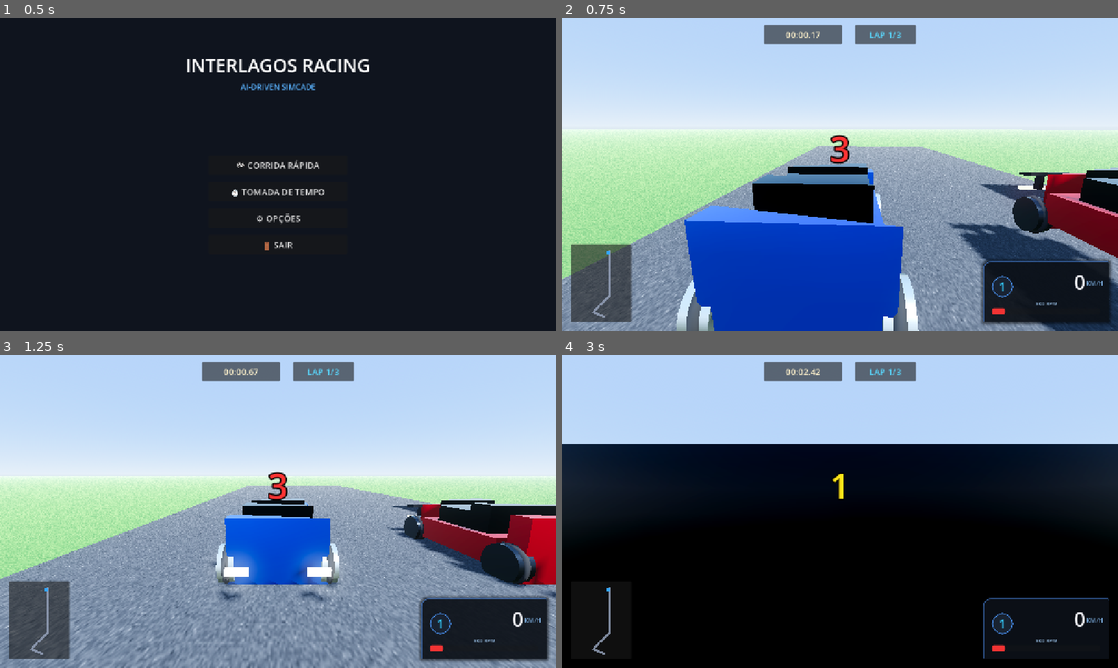
Above: before the commit, frames 1-4 (two rows, left to right).
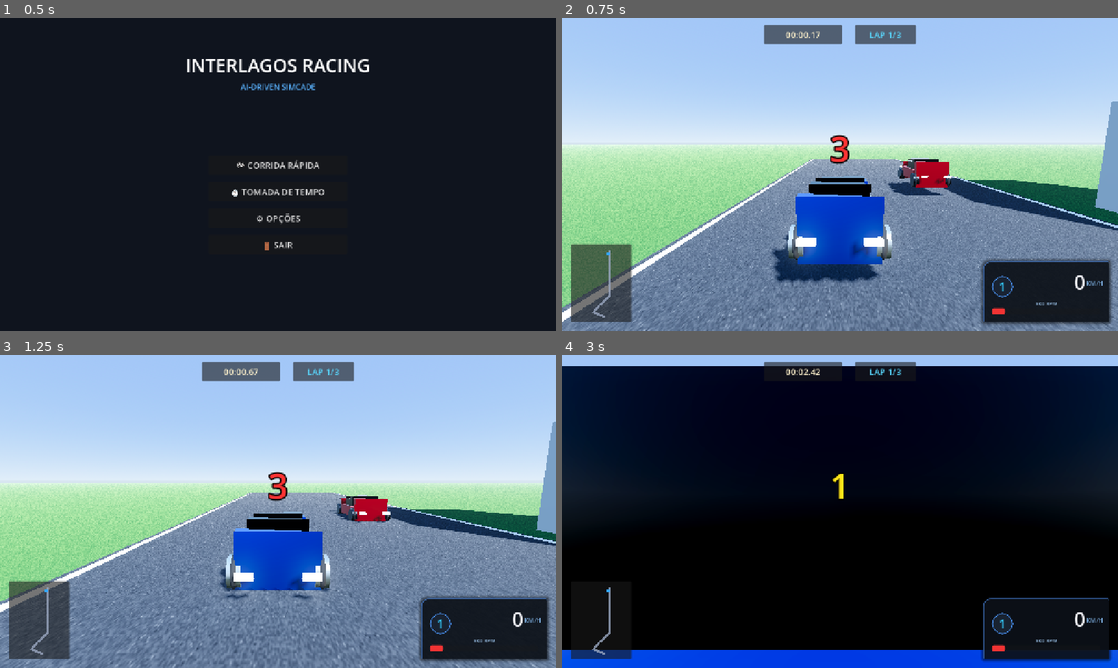
Above: after the commit, the same moments.

Repository: Renatoandrade00/Interlagos_racing
Game: Godot game, scene res://UI/MainMenu.tscn
The game is run twice, just before and just after one commit, with the same random seed, the same clock (stepped at 60 frames per second) and the same inputs.
Inputs:
- Up to frame 1 (0.5 s): no input
- Up to frame 2 (0.75 s): click "⏱️ TOMADA DE TEMPO" at 0.5 s
- Up to frame 3 (1.25 s): no input
- Up to frame 4 (3 s): tap Enter at 1.25 s; hold D (steer_right) 1.28-2.03 s; hold W (throttle) 1.28-2.03 s; hold S (brake) 2.03-2.78 s; tap W (throttle) at 2.1 s; hold D (steer_right) from 2.78 s (still down); hold C (toggle_camera) from 2.78 s (still down)

Frame 1 is identical in both runs. In frame 2, 42% of the frame differs, in the area x 0-100%, y 26-100%; in frame 3, 29%; in frame 4, 30%.

Commit message:
fix(camera+physics): fix chase camera to follow BEHIND car, add quadratic throttle/brake curves, smooth RPM interpolation, track lines, scenery trees, and improved GT4-style handling

Diff:
--- a/Core/CameraManager.gd
+++ b/Core/CameraManager.gd
@@ -11,11 +11,14 @@
 @export var chase_camera: ChaseCamera
 @export var target_vehicle: VehicleBase
 
-# Configurações de offset para cada visão
+# Configurações para cada ponto de vista
+#   CHASE:  câmera de perseguição clássica atrás e acima do carro (estilo GT4)
+#   HOOD:   câmera rente ao capô, dentro do carro
+#   BUMPER: câmera no nível do asfalto, parachoque dianteiro
 const OFFSETS = {
-	CameraView.CHASE: { "distance": 5.2, "height": 1.9, "look_ahead": 4.0, "fov_base": 70.0 },
-	CameraView.HOOD: { "distance": -0.4, "height": 0.95, "look_ahead": 12.0, "fov_base": 78.0 },
-	CameraView.BUMPER: { "distance": -1.8, "height": 0.45, "look_ahead": 15.0, "fov_base": 85.0 }
+	CameraView.CHASE:  { "distance": 6.0,  "height": 2.2,  "look_ahead": 6.0,  "fov_base": 68.0 },
+	CameraView.HOOD:   { "distance": -0.3, "height": 1.0,  "look_ahead": 14.0, "fov_base": 78.0 },
+	CameraView.BUMPER: { "distance": -1.6, "height": 0.5,  "look_ahead": 18.0, "fov_base": 84.0 }
 }
 
 func _unhandled_input(event: InputEvent) -> void:
@@ -35,11 +38,5 @@
 	chase_camera.height = cfg["height"]
 	chase_camera.look_ahead_dist = cfg["look_ahead"]
 	chase_camera.fov_base = cfg["fov_base"]
-
-	match current_view:
-		CameraView.CHASE:
-			print("[CAMERA] Visão: Perseguição (Chase)")
-		CameraView.HOOD:
-			print("[CAMERA] Visão: Capô (Hood)")
-		CameraView.BUMPER:
-			print("[CAMERA] Visão: Parachoque / Asfalto (Bumper)")
+	# Resetar interpolação para evitar salto ao trocar de câmera
+	chase_camera._initialized = false
--- a/Core/ChaseCamera.gd
+++ b/Core/ChaseCamera.gd
@@ -1,31 +1,62 @@
 extends Camera3D
 class_name ChaseCamera
 
+## Nó-alvo que a câmera deve seguir (o carro do jogador)
 @export var target_node: Node3D
-@export var distance: float = 5.2
-@export var height: float = 1.9
-@export var smooth_speed: float = 9.0
-@export var look_ahead_dist: float = 4.0
-@export var fov_base: float = 70.0
-@export var fov_max: float = 85.0
+
+## Distância horizontal para trás do carro (em metros)
+@export var distance: float = 6.0
+## Altura acima do carro (em metros)
+@export var height: float = 2.2
+## Velocidade de suavização da posição (quanto maior, mais responsiva)
+@export var smooth_speed: float = 8.0
+## Distância do ponto de mira à frente do carro
+@export var look_ahead_dist: float = 6.0
+## FOV base (parado)
+@export var fov_base: float = 68.0
+## FOV máximo (velocidade máxima)
+@export var fov_max: float = 82.0
+
+## Velocidade de suavização da rotação
+@export var rotation_smooth: float = 6.0
+
+# Variáveis internas de interpolação
+var _smooth_position: Vector3
+var _initialized: bool = false
+
+func _ready() -> void:
+	# Garantir que a câmera processa em _physics_process
+	set_physics_process(true)
 
 func _physics_process(delta: float) -> void:
-	if not target_node:
+	if not target_node or not is_instance_valid(target_node):
 		return
 
-	# Posição alvo atrás do veículo considerando a rotação Y do carro
 	var target_transform = target_node.global_transform
+	var car_pos = target_transform.origin
+
+	# Direção "para frente" do carro no plano XZ (basis.z negativo = frente no Godot)
 	var forward_vec = -target_transform.basis.z.normalized()
 
-	var desired_pos = target_transform.origin - (forward_vec * distance) + Vector3(0, height, 0)
-	global_transform.origin = global_transform.origin.lerp(desired_pos, smooth_speed * delta)
+	# A câmera fica ATRÁS do carro: posição do carro MENOS forward * distância
+	var desired_pos = car_pos - (forward_vec * distance) + Vector3(0, height, 0)
 
-	# Ponto de mira à frente do veículo
-	var look_target = target_transform.origin + (forward_vec * look_ahead_dist) + Vector3(0, 0.4, 0)
+	# Inicializar posição suave na primeira frame para evitar salto
+	if not _initialized:
+		_smooth_position = desired_pos
+		global_transform.origin = desired_pos
+		_initialized = true
+
+	# Interpolação suave da posição (lerp com delta)
+	_smooth_position = _smooth_position.lerp(desired_pos, smooth_speed * delta)
+	global_transform.origin = _smooth_position
+
+	# Ponto de mira à frente do carro (ligeiramente acima do centro de massa)
+	var look_target = car_pos + (forward_vec * look_ahead_dist) + Vector3(0, 0.6, 0)
 	look_at(look_target, Vector3.UP)
 
-	# FOV dinâmico conforme velocidade
+	# FOV dinâmico proporcional à velocidade — dá sensação de velocidade como GT4
 	if target_node is VehicleBody3D:
 		var speed_kmh = target_node.linear_velocity.length() * 3.6
-		var fov_factor = clamp(speed_kmh / 240.0, 0.0, 1.0)
+		var fov_factor = clamp(speed_kmh / 250.0, 0.0, 1.0)
 		fov = lerp(fov_base, fov_max, fov_factor)
--- a/Tracks/Interlagos/InterlagosVerticalSlice.gd
+++ b/Tracks/Interlagos/InterlagosVerticalSlice.gd
@@ -17,6 +17,7 @@
 var race_started: bool = false
 
 func _ready() -> void:
+	# Carregar dados do carro escolhido pelo jogador
 	if player_car:
 		player_car.data = GameManager.get_selected_vehicle()
 		player_car.apply_vehicle_data()
@@ -25,11 +26,19 @@
 	if rival_car:
 		rival_car.set_physics_process(false)
 
+	# --- CÂMERA: conectar ao carro do jogador ---
 	if chase_camera and player_car:
 		chase_camera.target_node = player_car
+		# Posicionar câmera imediatamente ATRÁS do carro
+		var car_pos = player_car.global_transform.origin
+		var forward = -player_car.global_transform.basis.z.normalized()
+		chase_camera.global_transform.origin = car_pos - (forward * 6.0) + Vector3(0, 2.2, 0)
+		chase_camera.look_at(car_pos + Vector3(0, 0.6, 0), Vector3.UP)
+
 	if camera_manager and chase_camera and player_car:
 		camera_manager.chase_camera = chase_camera
 		camera_manager.target_vehicle = player_car
+
 	if hud and player_car:
 		hud.vehicle = player_car
 	if telemetry_overlay and player_car:
@@ -60,17 +69,18 @@
 	print("[RACE] Corrida iniciada!")
 
 func _on_lap_completed(car: Node, lap_num: int, lap_time: float) -> void:
-	if car == player_car and hud:
+	if car == player_car:
 		var minutes = int(lap_time / 60.0)
 		var seconds = fmod(lap_time, 60.0)
 		print("[RACE] Player completed Lap %d - Time: %02d:%05.2f" % [lap_num, minutes, seconds])
 
-		# Atualizar label do HUD
-		var top_lap_lbl = hud.get_node_or_null("TopPanel/LapLabel") as Label
-		if top_lap_lbl:
-			top_lap_lbl.text = "LAP: %d/%d" % [min(lap_num + 1, total_race_laps), total_race_laps]
+		# Atualizar label de volta no HUD
+		if hud:
+			var lap_lbl = hud.get_node_or_null("TopHeader/LapContainer/LapValue") as Label
+			if lap_lbl:
+				lap_lbl.text = "LAP %d/%d" % [min(lap_num + 1, total_race_laps), total_race_laps]
 
-		# Se completou o total de voltas da corrida
+		# Fim de corrida
 		if lap_num >= total_race_laps and results_screen:
 			var now = Time.get_ticks_msec() / 1000.0
 			var total_time = now - race_start_timestamp
--- a/Tracks/Interlagos/InterlagosVerticalSlice.tscn
+++ b/Tracks/Interlagos/InterlagosVerticalSlice.tscn
@@ -20,14 +20,15 @@
 [ext_resource type="Texture2D" path="res://Graphics/asphalt_texture.png" id="16_asphalt_tex"]
 [ext_resource type="Texture2D" path="res://Graphics/grass_texture.png" id="17_grass_tex"]
 
+; ===== SKY & ENVIRONMENT =====
 [sub_resource type="ProceduralSkyMaterial" id="ProceduralSkyMaterial_gt"]
-sky_top_color = Color(0.25, 0.52, 0.95, 1)
-sky_horizon_color = Color(0.72, 0.82, 0.94, 1)
-sky_curve = 0.08
-ground_bottom_color = Color(0.18, 0.22, 0.16, 1)
-ground_horizon_color = Color(0.68, 0.78, 0.88, 1)
-ground_curve = 0.06
-sun_angle_max = 35.0
+sky_top_color = Color(0.22, 0.48, 0.92, 1)
+sky_horizon_color = Color(0.7, 0.82, 0.95, 1)
+sky_curve = 0.09
+ground_bottom_color = Color(0.15, 0.18, 0.12, 1)
+ground_horizon_color = Color(0.65, 0.75, 0.85, 1)
+ground_curve = 0.05
+sun_angle_max = 32.0
 
 [sub_resource type="Sky" id="Sky_env"]
 sky_material = SubResource("ProceduralSkyMaterial_gt")
@@ -36,25 +37,25 @@
 background_mode = 2
 sky = SubResource("Sky_env")
 ambient_light_source = 3
-ambient_light_color = Color(0.9, 0.92, 0.96, 1)
-ambient_light_sky_contribution = 0.75
+ambient_light_color = Color(0.88, 0.91, 0.96, 1)
+ambient_light_sky_contribution = 0.8
+ambient_light_energy = 0.6
 tonemap_mode = 3
-tonemap_exposure = 1.15
-tonemap_white = 1.2
-ssr_enabled = false
-ssao_enabled = false
+tonemap_exposure = 1.1
+tonemap_white = 1.15
 glow_enabled = true
-glow_intensity = 0.4
-glow_bloom = 0.15
+glow_intensity = 0.35
+glow_bloom = 0.1
 fog_enabled = true
-fog_light_color = Color(0.75, 0.84, 0.92, 1)
-fog_density = 0.0015
-fog_sky_affect = 0.3
-
+fog_light_color = Color(0.72, 0.82, 0.92, 1)
+fog_density = 0.001
+fog_sky_affect = 0.25
+
+; ===== TERRAIN MATERIALS =====
 [sub_resource type="StandardMaterial3D" id="StandardMaterial3D_grass_pbr"]
 albedo_texture = ExtResource("17_grass_tex")
-roughness = 0.95
-uv1_scale = Vector3(60, 60, 1)
+roughness = 0.92
+uv1_scale = Vector3(80, 80, 1)
 
 [sub_resource type="PlaneMesh" id="PlaneMesh_terrain"]
 material = SubResource("StandardMaterial3D_grass_pbr")
@@ -63,9 +64,10 @@
 [sub_resource type="BoxShape3D" id="BoxShape3D_ground"]
 size = Vector3(800, 1, 800)
 
+; ===== TRACK SURFACE MATERIALS =====
 [sub_resource type="StandardMaterial3D" id="StandardMaterial3D_asphalt_pbr"]
 albedo_texture = ExtResource("16_asphalt_tex")
-roughness = 0.82
+roughness = 0.8
 uv1_scale = Vector3(4, 30, 1)
 
 [sub_resource type="BoxMesh" id="BoxMesh_straight"]
@@ -82,25 +84,66 @@
 [sub_resource type="BoxShape3D" id="BoxShape3D_senna_s"]
 size = Vector3(16, 0.2, 140)
 
+; ===== START/FINISH LINE =====
+[sub_resource type="StandardMaterial3D" id="StandardMaterial3D_startline"]
+albedo_color = Color(0.95, 0.95, 0.98, 1)
+roughness = 0.6
+
+[sub_resource type="BoxMesh" id="BoxMesh_startline"]
+material = SubResource("StandardMaterial3D_startline")
+size = Vector3(15, 0.22, 0.6)
+
+; ===== WHITE TRACK LINES =====
+[sub_resource type="StandardMaterial3D" id="StandardMaterial3D_white_line"]
+albedo_color = Color(0.92, 0.92, 0.95, 1)
+roughness = 0.5
+
+[sub_resource type="BoxMesh" id="BoxMesh_line_long"]
+material = SubResource("StandardMaterial3D_white_line")
+size = Vector3(0.2, 0.22, 350)
+
+; ===== TREE MATERIALS =====
+[sub_resource type="StandardMaterial3D" id="StandardMaterial3D_bark"]
+albedo_color = Color(0.32, 0.22, 0.12, 1)
+roughness = 0.95
+
+[sub_resource type="CylinderMesh" id="CylinderMesh_trunk"]
+material = SubResource("StandardMaterial3D_bark")
+top_radius = 0.3
+bottom_radius = 0.45
+height = 4.0
+
+[sub_resource type="StandardMaterial3D" id="StandardMaterial3D_leaves"]
+albedo_color = Color(0.18, 0.42, 0.15, 1)
+roughness = 0.9
+
+[sub_resource type="SphereMesh" id="SphereMesh_canopy"]
+material = SubResource("StandardMaterial3D_leaves")
+radius = 2.5
+height = 3.5
+
+; ===== CHECKPOINT SHAPE =====
 [sub_resource type="BoxShape3D" id="BoxShape3D_cp"]
 size = Vector3(20, 5, 2)
 
+; ===== SCENE TREE =====
+
 [node name="InterlagosVerticalSlice" type="Node3D"]
 script = ExtResource("1_track")
 
 [node name="WorldEnvironment" type="WorldEnvironment" parent="."]
 environment = SubResource("Environment_gt")
 
+; --- Sol com sombras direcionais ---
 [node name="DirectionalLight3D" type="DirectionalLight3D" parent="."]
 transform = Transform3D(0.819152, -0.40558, 0.40558, 0, 0.707107, 0.707107, -0.573576, -0.579228, 0.579228, 0, 90, 0)
-light_color = Color(1.0, 0.98, 0.92, 1)
-light_energy = 1.3
+light_color = Color(1.0, 0.97, 0.9, 1)
+light_energy = 1.25
 shadow_enabled = true
 shadow_bias = 0.03
-directional_shadow_max_distance = 160.0
-directional_shadow_split_1 = 0.15
-directional_shadow_split_2 = 0.35
-
+directional_shadow_max_distance = 180.0
+
+; --- Terreno com grama ---
 [node name="Terrain" type="StaticBody3D" parent="."]
 
 [node name="MeshInstance3D" type="MeshInstance3D" parent="Terrain"]
@@ -110,6 +153,7 @@
 transform = Transform3D(1, 0, 0, 0, 1, 0, 0, 0, 1, 0, -0.5, 0)
 shape = SubResource("BoxShape3D_ground")
 
+; --- Reta Principal ---
 [node name="TrackStraight" type="StaticBody3D" parent="."]
 transform = Transform3D(1, 0, 0, 0, 1, 0, 0, 0, 1, 0, 0.1, 0)
 
@@ -119,6 +163,21 @@
 [node name="CollisionShape3D" type="CollisionShape3D" parent="TrackStraight"]
 shape = SubResource("BoxShape3D_straight")
 
+; --- Linhas brancas laterais da pista ---
+[node name="LineLeft" type="MeshInstance3D" parent="TrackStraight"]
+transform = Transform3D(1, 0, 0, 0, 1, 0, 0, 0, 1, -7.2, 0.02, 0)
+mesh = SubResource("BoxMesh_line_long")
+
+[node name="LineRight" type="MeshInstance3D" parent="TrackStraight"]
+transform = Transform3D(1, 0, 0, 0, 1, 0, 0, 0, 1, 7.2, 0.02, 0)
+mesh = SubResource("BoxMesh_line_long")
+
+; --- Linha de largada/chegada ---
+[node name="StartFinishLine" type="MeshInstance3D" parent="."]
+transform = Transform3D(1, 0, 0, 0, 1, 0, 0, 0, 1, 0, 0.22, -130)
+mesh = SubResource("BoxMesh_startline")
+
+; --- S do Senna (Descida) ---
 [node name="TrackSennaS_Downhill" type="StaticBody3D" parent="."]
 transform = Transform3D(0.939693, 0.0593912, -0.336824, 0, 0.984808, 0.173648, 0.34202, -0.163176, 0.925417, -18, -4.5, 230)
 
@@ -128,6 +187,7 @@
 [node name="CollisionShape3D" type="CollisionShape3D" parent="TrackSennaS_Downhill"]
 shape = SubResource("BoxShape3D_senna_s")
 
+; ===== ESTRUTURAS DE CENÁRIO =====
 [node name="Structures" type="Node3D" parent="."]
 
 [node name="PitBuilding" parent="Structures" instance=ExtResource("15_pit")]
@@ -139,6 +199,76 @@
 [node name="GrandStand_Senna" parent="Structures" instance=ExtResource("14_stand")]
 transform = Transform3D(0.939693, 0, -0.34202, 0, 1, 0, 0.34202, 0, 0.939693, -35, -3, 200)
 
+; ===== ÁRVORES DE CENÁRIO =====
+[node name="Trees" type="Node3D" parent="."]
+
+[node name="Tree01" type="Node3D" parent="Trees"]
+transform = Transform3D(1, 0, 0, 0, 1, 0, 0, 0, 1, -18, 0, -60)
+
+[node name="Trunk" type="MeshInstance3D" parent="Trees/Tree01"]
+transform = Transform3D(1, 0, 0, 0, 1, 0, 0, 0, 1, 0, 2, 0)
+mesh = SubResource("CylinderMesh_trunk")
+
+[node name="Canopy" type="MeshInstance3D" parent="Trees/Tree01"]
+transform = Transform3D(1, 0, 0, 0, 1, 0, 0, 0, 1, 0, 5.5, 0)
+mesh = SubResource("SphereMesh_canopy")
+
+[node name="Tree02" type="Node3D" parent="Trees"]
+transform = Transform3D(1.1, 0, 0, 0, 1.2, 0, 0, 0, 1.1, -22, 0, -30)
+
+[node name="Trunk" type="MeshInstance3D" parent="Trees/Tree02"]
+transform = Transform3D(1, 0, 0, 0, 1, 0, 0, 0, 1, 0, 2, 0)
+mesh = SubResource("CylinderMesh_trunk")
+
+[node name="Canopy" type="MeshInstance3D" parent="Trees/Tree02"]
+transform = Transform3D(1, 0, 0, 0, 1, 0, 0, 0, 1, 0, 5.5, 0)
+mesh = SubResource("SphereMesh_canopy")
+
+[node name="Tree03" type="Node3D" parent="Trees"]
+transform = Transform3D(0.9, 0, 0, 0, 1, 0, 0, 0, 0.9, -20, 0, 10)
+
+[node name="Trunk" type="MeshInstance3D" parent="Trees/Tree03"]
+transform = Transform3D(1, 0, 0, 0, 1, 0, 0, 0, 1, 0, 2, 0)
+mesh = SubResource("CylinderMesh_trunk")
+
+[node name="Canopy" type="MeshInstance3D" parent="Trees/Tree03"]
+transform = Transform3D(1, 0, 0, 0, 1, 0, 0, 0, 1, 0, 5.5, 0)
+mesh = SubResource("SphereMesh_canopy")
+
+[node name="Tree04" type="Node3D" parent="Trees"]
+transform = Transform3D(1, 0, 0, 0, 1.3, 0, 0, 0, 1, 18, 0, -40)
+
+[node name="Trunk" type="MeshInstance3D" parent="Trees/Tree04"]
+transform = Transform3D(1, 0, 0, 0, 1, 0, 0, 0, 1, 0, 2, 0)
+mesh = SubResource("CylinderMesh_trunk")
+
+[node name="Canopy" type="MeshInstance3D" parent="Trees/Tree04"]
+transform = Transform3D(1, 0, 0, 0, 1, 0, 0, 0, 1, 0, 5.5, 0)
+mesh = SubResource("SphereMesh_canopy")
+
+[node name="Tree05" type="Node3D" parent="Trees"]
+transform = Transform3D(1.2, 0, 0, 0, 1.1, 0, 0, 0, 1.2, 20, 0, 20)
+
+[node name="Trunk" type="MeshInstance3D" parent="Trees/Tree05"]
+transform = Transform3D(1, 0, 0, 0, 1, 0, 0, 0, 1, 0, 2, 0)
+mesh = SubResource("CylinderMesh_trunk")
+
+[node name="Canopy" type="MeshInstance3D" parent="Trees/Tree05"]
+transform = Transform3D(1, 0, 0, 0, 1, 0, 0, 0, 1, 0, 5.5, 0)
+mesh = SubResource("SphereMesh_canopy")
+
+[node name="Tree06" type="Node3D" parent="Trees"]
+transform = Transform3D(1, 0, 0, 0, 1, 0, 0, 0, 1, -25, 0, 50)
+
+[node name="Trunk" type="MeshInstance3D" parent="Trees/Tree06"]
+transform = Transform3D(1, 0, 0, 0, 1, 0, 0, 0, 1, 0, 2, 0)
+mesh = SubResource("CylinderMesh_trunk")
+
+[node name="Canopy" type="MeshInstance3D" parent="Trees/Tree06"]
+transform = Transform3D(1, 0, 0, 0, 1, 0, 0, 0, 1, 0, 5.5, 0)
+mesh = SubResource("SphereMesh_canopy")
+
+; ===== ZEBRAS =====
 [node name="Curbs" type="Node3D" parent="."]
 
 [node name="TrackCurb_SennaInside" parent="Curbs" instance=ExtResource("8_curb")]
@@ -147,6 +277,7 @@
 [node name="TrackCurb_SolOutside" parent="Curbs" instance=ExtResource("8_curb")]
 transform = Transform3D(0.939693, 0, -0.34202, 0, 1, 0, 0.34202, 0, 0.939693, -26, -6.5, 280)
 
+; ===== GUARD RAILS =====
 [node name="Barriers" type="Node3D" parent="."]
 
 [node name="GuardRail_StraightLeft" parent="Barriers" instance=ExtResource("9_rail")]
@@ -155,6 +286,7 @@
 [node name="GuardRail_StraightRight" parent="Barriers" instance=ExtResource("9_rail")]
 transform = Transform3D(1, 0, 0, 0, 1, 0, 0, 0, 1, 8.2, 0, 0)
 
+; ===== CHECKPOINTS =====
 [node name="Checkpoints" type="Node3D" parent="."]
 
 [node name="Checkpoint0_StartFinish" type="Area3D" parent="Checkpoints"]
@@ -175,38 +307,41 @@
 [node name="CollisionShape3D" type="CollisionShape3D" parent="Checkpoints/Checkpoint2_SolApex"]
 shape = SubResource("BoxShape3D_cp")
 
+; ===== LAP MANAGER =====
 [node name="LapManager" type="Node" parent="." node_paths=PackedStringArray("checkpoints")]
 script = ExtResource("6_laps")
 checkpoints = [NodePath("../Checkpoints/Checkpoint0_StartFinish"), NodePath("../Checkpoints/Checkpoint1_SennaSEntry"), NodePath("../Checkpoints/Checkpoint2_SolApex")]
 
+; ===== VEÍCULOS NO GRID =====
+; Carro do jogador: ligeiramente à esquerda, posição P1
 [node name="VehiclePrototype" parent="." instance=ExtResource("2_car")]
-transform = Transform3D(1, 0, 0, 0, 1, 0, 0, 0, 1, -2.5, 1.2, -145)
-
+transform = Transform3D(1, 0, 0, 0, 1, 0, 0, 0, 1, -2.5, 1.0, -140)
+
+; Carro da IA: ligeiramente à direita, posição P2 (um pouco atrás)
 [node name="VehicleRivalAI" parent="." instance=ExtResource("2_rival")]
-transform = Transform3D(1, 0, 0, 0, 1, 0, 0, 0, 1, 2.5, 1.2, -145)
-
+transform = Transform3D(1, 0, 0, 0, 1, 0, 0, 0, 1, 2.5, 1.0, -148)
+
+; ===== IA =====
 [node name="AIController" type="Node" parent="." node_paths=PackedStringArray("vehicle")]
 script = ExtResource("5_ai")
 vehicle = NodePath("../VehicleRivalAI")
-waypoints = [Vector3(2.5, 1.2, -50), Vector3(2, 1.2, 50), Vector3(1, 1.2, 160), Vector3(-12, -4, 240), Vector3(-25, -6, 290)]
+waypoints = [Vector3(2.5, 1.0, -50), Vector3(2, 1.0, 50), Vector3(1, 0.5, 160), Vector3(-12, -4, 240), Vector3(-25, -6, 290)]
 target_speed_kmh = 135.0
 
+; ===== CÂMERA DE PERSEGUIÇÃO: posicionar ATRÁS do carro do jogador =====
 [node name="ChaseCamera" type="Camera3D" parent="."]
-transform = Transform3D(1, 0, 0, 0, 0.965926, 0.258819, 0, -0.258819, 0.965926, 0, 3, -150)
+transform = Transform3D(1, 0, 0, 0, 0.96, 0.28, 0, -0.28, 0.96, -2.5, 3.2, -146)
 current = true
+fov = 68.0
 script = ExtResource("3_cam")
 
 [node name="CameraManager" type="Node" parent="."]
 script = ExtResource("3_cam_mgr")
 
+; ===== HUD & UI =====
 [node name="RacingHUD" parent="." instance=ExtResource("4_hud")]
-
 [node name="MinimapOverlay" parent="." instance=ExtResource("11_minimap")]
-
 [node name="TelemetryOverlay" parent="." instance=ExtResource("10_telem")]
-
 [node name="PauseMenu" parent="." instance=ExtResource("7_pause")]
-
 [node name="RaceResultsScreen" parent="." instance=ExtResource("12_results")]
-
 [node name="CountdownController" parent="." instance=ExtResource("13_countdown")]
--- a/Vehicles/VehicleBase.gd
+++ b/Vehicles/VehicleBase.gd
@@ -10,9 +10,9 @@
 @onready var wheel_rl: VehicleWheel3D = $WheelRL
 @onready var wheel_rr: VehicleWheel3D = $WheelRR
 
-# Partículas de fumaça de pneu
-@onready var smoke_rl: CPUParticles3D = $WheelRL/SmokeRL if has_node("WheelRL/SmokeRL") else null
-@onready var smoke_rr: CPUParticles3D = $WheelRR/SmokeRR if has_node("WheelRR/SmokeRR") else null
+# Partículas de fumaça de pneu (opcionais)
+var smoke_rl: CPUParticles3D = null
+var smoke_rr: CPUParticles3D = null
 
 # Estado dinâmico do veículo
 var current_gear_idx: int = 2 # 0: R, 1: N, 2: 1ª, 3: 2ª...
@@ -29,6 +29,12 @@
 		data = preload("res://Vehicles/car_proto_rwd.tres")
 	apply_vehicle_data()
 
+	# Buscar partículas de fumaça se existirem na cena
+	if has_node("WheelRL/SmokeRL"):
+		smoke_rl = get_node("WheelRL/SmokeRL")
+	if has_node("WheelRR/SmokeRR"):
+		smoke_rr = get_node("WheelRR/SmokeRR")
+
 func apply_vehicle_data() -> void:
 	mass = data.mass
 	center_of_mass = data.center_of_mass_offset
@@ -42,9 +48,10 @@
 			w.wheel_friction_slip = data.tire_friction_slip
 
 func _physics_process(delta: float) -> void:
-	# Velocidade em km/h baseada no vetor de velocidade linear
-	var speed_ms = linear_velocity.length()
-	current_speed_kmh = speed_ms * 3.6
+	# Velocidade em km/h usando componente longitudinal (direção do carro)
+	var forward_dir = -global_transform.basis.z.normalized()
+	var forward_speed = linear_velocity.dot(forward_dir)
+	current_speed_kmh = abs(forward_speed) * 3.6
 
 	if is_player_controlled:
 		process_player_input(delta)
@@ -69,22 +76,28 @@
 	var brake_val = Input.get_action_raw_strength("brake")
 	var handbrake_val = 1.0 if Input.is_action_pressed("handbrake") else 0.0
 
-	# Direção com suavização e sensibilidade a velocidade
+	# Direção com suavização progressiva e sensibilidade a velocidade
 	var steer_input = Input.get_action_strength("steer_left") - Input.get_action_strength("steer_right")
 
-	# Em alta velocidade, reduz ligeiramente o ângulo máximo para estabilidade estilo GT4
-	var speed_factor = clamp(1.0 - (current_speed_kmh / 280.0) * 0.45, 0.4, 1.0)
+	# Em alta velocidade, reduz ângulo máximo para estabilidade (estilo GT4)
+	var speed_factor = clamp(1.0 - (current_speed_kmh / 280.0) * 0.5, 0.35, 1.0)
 	var max_steer_rad = deg_to_rad(data.steer_limit_deg * speed_factor)
 	current_steer_target = steer_input * max_steer_rad
 
-	steering = move_toward(steering, current_steer_target, data.steer_speed * delta)
+	# Suavização do esterço — mais rápido ao centro, mais lento nos extremos
+	var steer_rate = data.steer_speed
+	if abs(steer_input) < 0.05: # Retorno ao centro mais rápido
+		steer_rate *= 1.5
+	steering = move_toward(steering, current_steer_target, steer_rate * delta)
 
-	# Transmissão de força (RWD - Tração traseira com freio nas 4 rodas)
-	var drive_force = throttle_val * data.max_engine_force
+	# Transmissão de força com mapeamento progressivo do acelerador
+	var throttle_curve = throttle_val * throttle_val # Curva quadrática para controle fino
+	var drive_force = throttle_curve * data.max_engine_force
 	engine_force = drive_force
 
-	# Freio com distribuição 60% frente / 40% trás
-	var base_brake = brake_val * data.max_brake_force
+	# Freio com distribuição 60/40 e sensação progressiva
+	var brake_curve = brake_val * brake_val
+	var base_brake = brake_curve * data.max_brake_force
 	brake = base_brake + (handbrake_val * data.max_brake_force * 0.8)
 
 	# Reset do carro se capotar
@@ -92,7 +105,7 @@
 		reset_vehicle_orientation()
 
 func process_powertrain(delta: float) -> void:
-	# Cálculo simplificado de RPM baseado em velocidade da roda / marcha
+	# Cálculo de RPM baseado em velocidade da roda / marcha
 	var wheel_speed = 0.0
 	if wheel_rl and wheel_rr:
 		wheel_speed = (wheel_rl.get_rpm() + wheel_rr.get_rpm()) * 0.5
@@ -100,15 +113,15 @@
 	var gear_ratio = data.gear_ratios[current_gear_idx]
 	if abs(gear_ratio) > 0.01:
 		var target_rpm = abs(wheel_speed * gear_ratio * data.final_drive)
-		current_rpm = clamp(target_rpm, data.idle_rpm, data.redline_rpm)
+		current_rpm = lerp(current_rpm, clamp(target_rpm, data.idle_rpm, data.redline_rpm), 12.0 * delta)
 	else:
-		current_rpm = data.idle_rpm
+		current_rpm = lerp(current_rpm, data.idle_rpm, 5.0 * delta)
 
-	# Câmbio automático simples
+	# Câmbio automático com histerese para evitar trocas rápidas
 	if is_automatic and current_gear_idx >= 2:
-		if current_rpm > data.redline_rpm * 0.88 and current_gear_idx < data.gear_ratios.size() - 1:
+		if current_rpm > data.redline_rpm * 0.9 and current_gear_idx < data.gear_ratios.size() - 1:
 			current_gear_idx += 1
-		elif current_rpm < data.idle_rpm * 1.8 and current_gear_idx > 2:
+		elif current_rpm < data.idle_rpm * 1.6 and current_gear_idx > 2:
 			current_gear_idx -= 1
 
 func reset_vehicle_orientation() -> void:
Not shown: 1 places in Tracks/Interlagos/InterlagosVerticalSlice.tscn that only renumber resources
